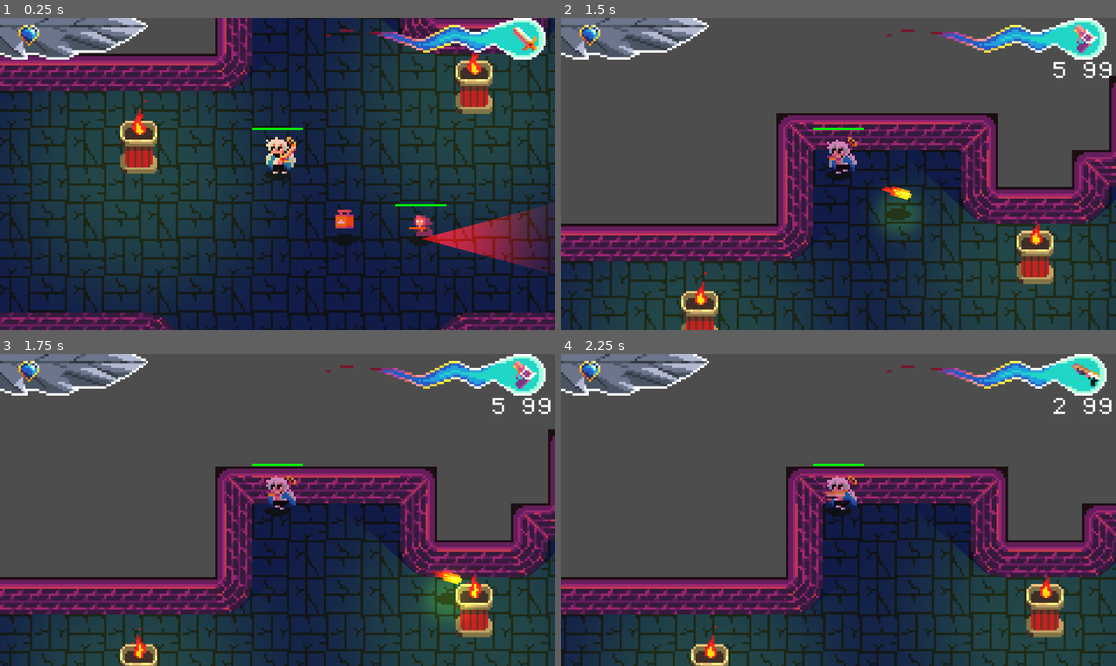
Above: before the commit, frames 1-4 (two rows, left to right).
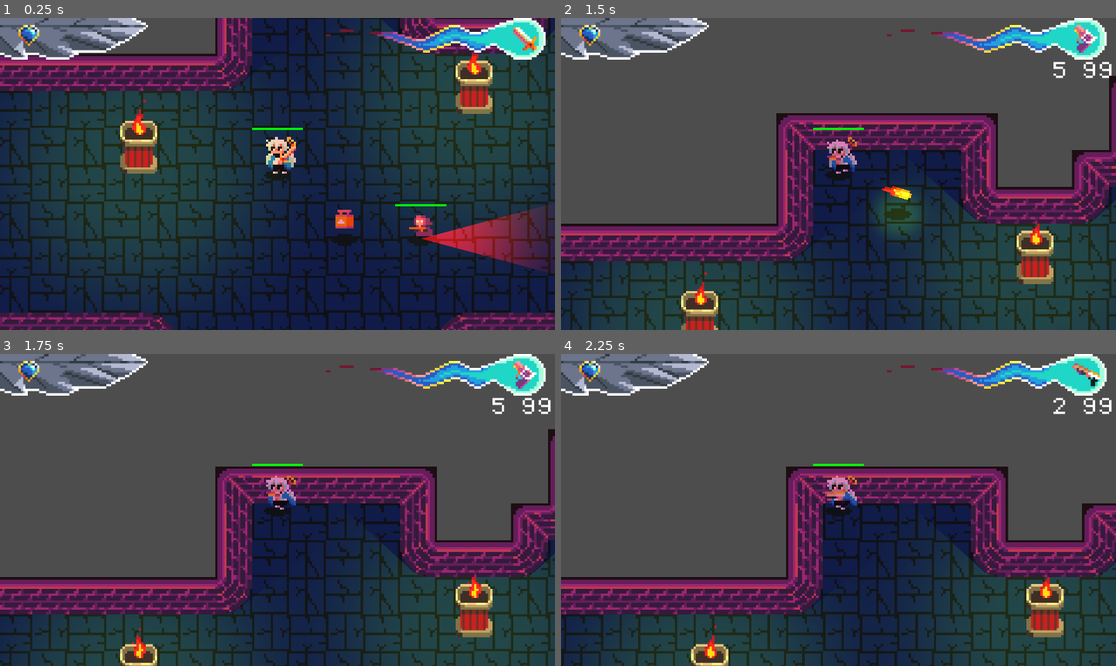
Above: after the commit, the same moments.

Repository: NielsOuvrard/TheShadowOfHeaven
Game: Godot game, scene res://Scenes/gameplay.tscn
The game is run twice, just before and just after one commit, with the same random seed, the same clock (stepped at 60 frames per second) and the same inputs.
Inputs (mouse positions are in pixels of both pictures, inside the frame that each line leads up to):
- Up to frame 1 (0.25 s): no input
- Up to frame 2 (1.5 s): move the mouse to (810, 236) at 0.52 s; hold Q (change_weapon) 0.53-1.28 s; hold Up (move_up) from 0.53 s (still down); move the mouse to (1005, 220) at 1.27 s; tap Space (shoot) at 1.35 s
- Up to frame 3 (1.75 s): keep holding Up (move_up)
- Up to frame 4 (2.25 s): move the mouse to (672, 463) at 2.02 s; release Up (move_up) at 2.03 s; hold Left (move_left) from 2.03 s (still down); hold Q (change_weapon) from 2.03 s (still down)

Frames 1-2 are identical in both runs. In frame 3, 1.0% of the frame differs, in the area x 76-86%, y 68-87%; in frame 4, nothing differs.

Commit message:
last commit before I break everything

Diff:
--- a/Scenes/projectile.tscn
+++ b/Scenes/projectile.tscn
@@ -271,6 +271,7 @@
 metadata/is_projectile = true
 
 [node name="CollisionShape2D" type="CollisionShape2D" parent="Hitbox"]
+position = Vector2(0, -9)
 scale = Vector2(1.2, 0.6)
 shape = SubResource("CircleShape2D_ub76g")
 
